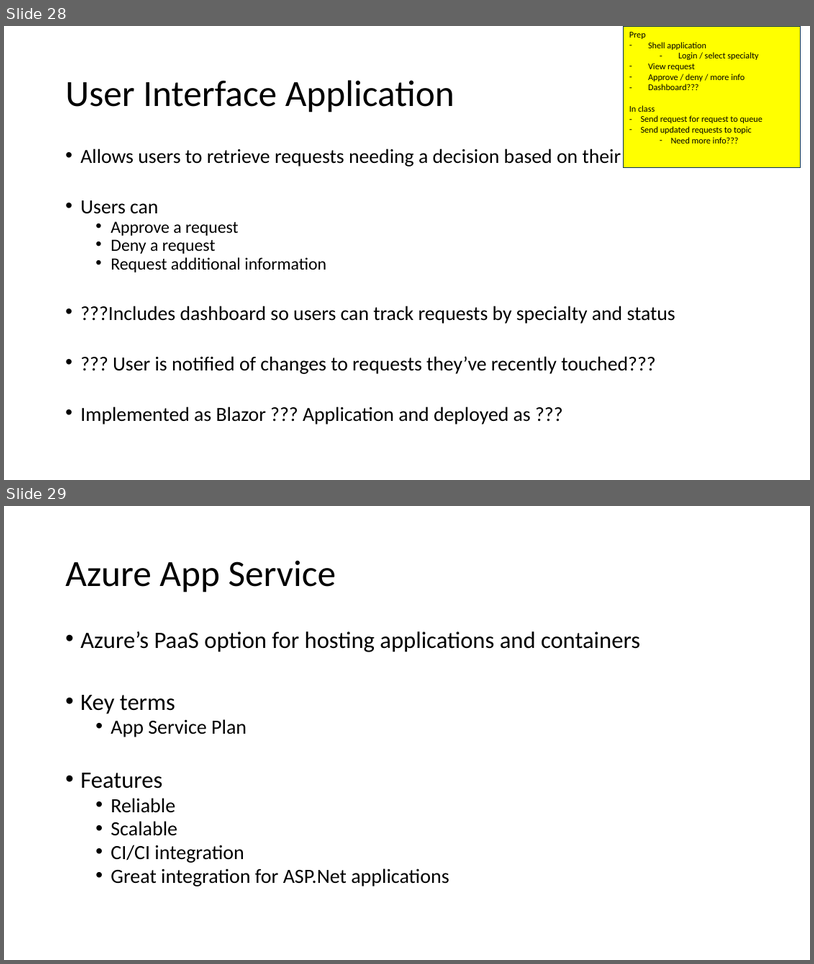
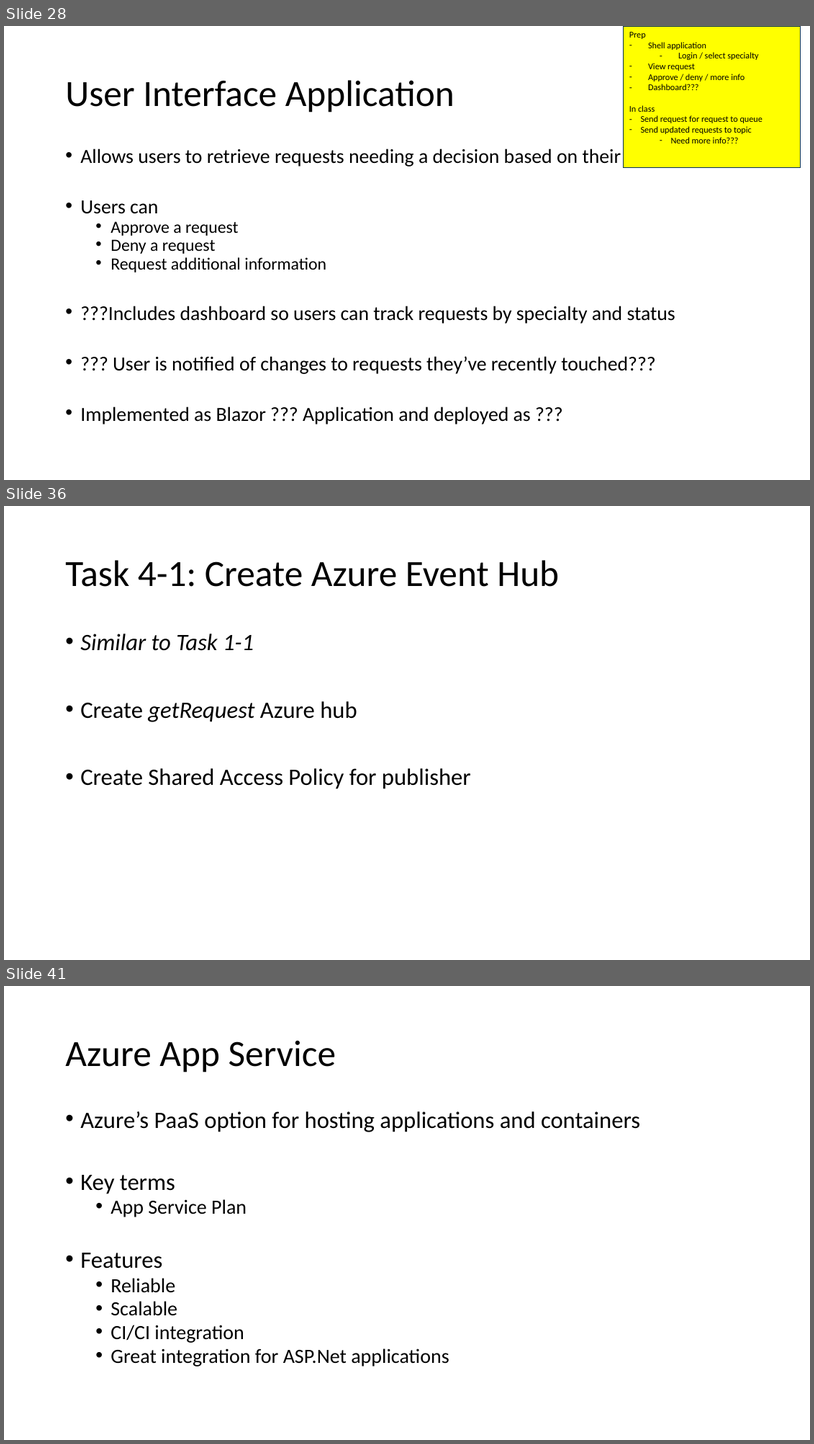
Before and after one commit to scottctr/EdaWorkshop, a slide deck: EventDrivenArchitectureWorkshop.pptx. Shown one above the other, each under a label of ours: slides 28 and 29 before the commit, slides 28, 36 and 41 after it; the slides between them are not shown. The pictures are 814x964 and 814x1444 pixels, drawn with LibreOffice and Linux fonts; fonts in the diff are those of the drawing. Boxes give left, top, right and bottom in pixels: in the first picture for what was removed or moved away, otherwise in the second. Text is boxed around its words. In the diff, an @@ line names an element or a change of style, - is before the commit and + after.

```diff
--- a/EventDrivenArchitectureWorkshop.pptx
+++ b/EventDrivenArchitectureWorkshop.pptx
@@ slide 36 added at box(4, 506, 810, 960), background #FFFFFF @@
@@ title added at box(65, 560, 559, 587), 44 pt, text #000000 @@
+Task 4-1: Create Azure Event Hub
@@ text added at box(80, 633, 471, 789), 28 pt, text #000000 @@
+• Similar to Task 1-1
+• Create getRequest Azure hub
+• Create Shared Access Policy for publisher
@@ what was slide 29 is now slide 41 @@
```
Also in this commit, not shown: 7 slides changed, 11 other slides added, 1 other file.
